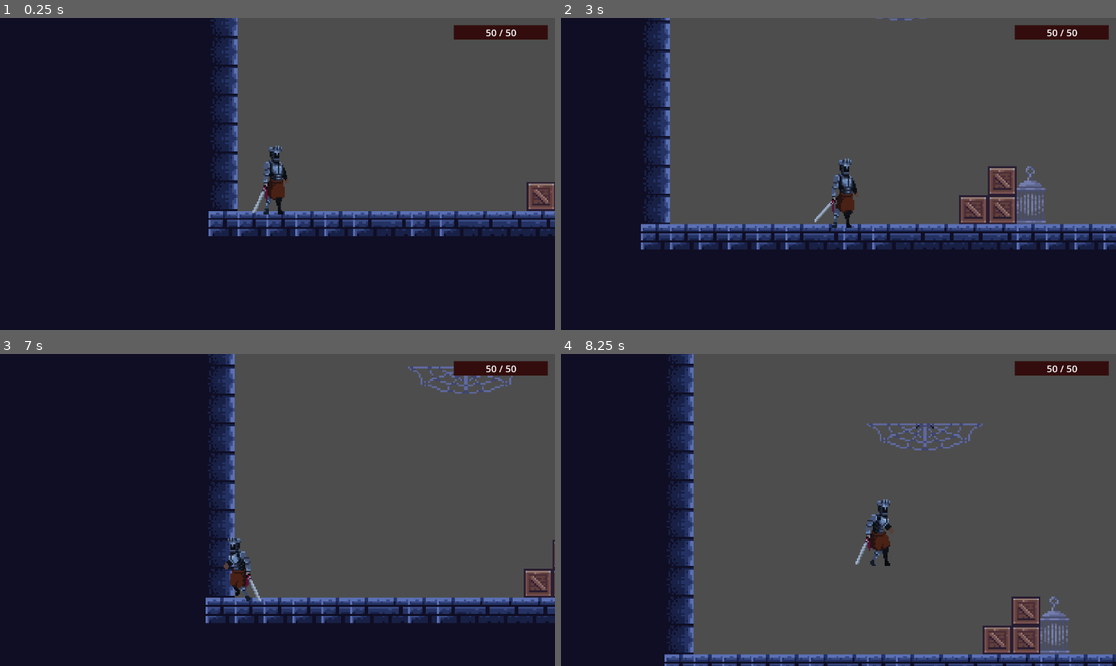
Above: before the commit, frames 1-4 (two rows, left to right).
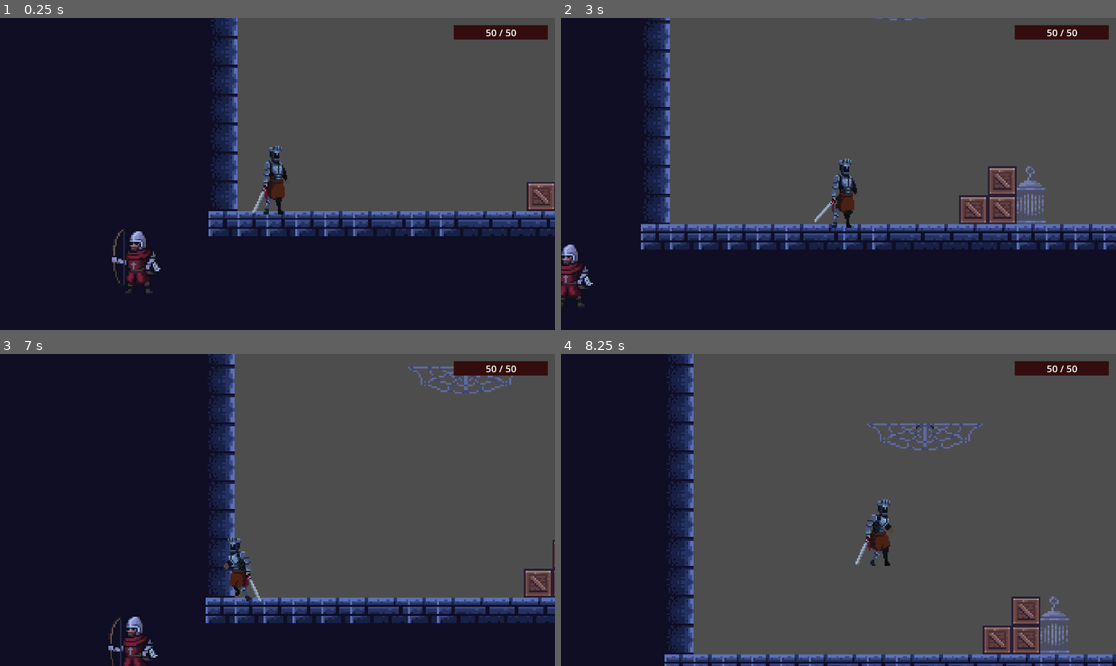
Above: after the commit, the same moments.

Repository: wyzhou01/godot-platformer
Game: Godot game, scene res://node_2d.tscn
Same seed, same stepped clock (60 frames per second), same inputs: the game is played once before the commit and once after it.
Inputs (mouse positions are in pixels of both pictures, inside the frame that each line leads up to):
- Up to frame 1 (0.25 s): no input
- Up to frame 2 (3 s): move the mouse to (960, 158) at 0.52 s; hold D (right) 0.53-2.03 s; click (960, 158) at 0.6 s; tap Space (jump) at 0.77, 1.52 s; move the mouse to (727, 189) at 1.27 s; tap Ctrl (crouch) at 1.35 s; move the mouse to (894, 105) at 2.02 s; hold A (left) 2.03-2.78 s; hold X 2.03-2.78 s; move the mouse to (810, 236) at 2.77 s; hold D (right) from 2.78 s (still down); click (810, 236) at 2.85 s
- Up to frame 3 (7 s): tap Space (jump) at 3.02, 3.77, 4.52, 6.02, 6.77 s; move the mouse to (444, 556) at 3.52 s; hold Ctrl (crouch) 3.53-4.28 s; move the mouse to (111, 463) at 4.27 s; release D (right) at 4.28 s; hold A (left) 4.28-5.03 s; tap X at 4.35 s; move the mouse to (305, 510) at 5.02 s; hold D (right) 5.03-5.78 s; click (305, 510) at 5.1 s; move the mouse to (194, 432) at 5.77 s; hold A (left) from 5.78 s (still down); tap Ctrl (crouch) at 5.85 s; move the mouse to (399, 494) at 6.52 s; hold X from 6.53 s (still down)
- Up to frame 4 (8.25 s): move the mouse to (727, 525) at 7.27 s; release A (left) at 7.28 s; release X at 7.28 s; hold D (right) from 7.28 s (still down); click (727, 525) at 7.35 s; tap Space (jump) at 7.52 s; move the mouse to (894, 441) at 8.02 s; hold Ctrl (crouch) from 8.03 s (still down)

The runs differ from the first frame. In frame 1, 0.7% of the frame differs, in the area x 20-29%, y 67-88%; in frame 2, 0.5%; in frame 3, 0.6%; in frame 4, nothing differs.

Commit message:
新增: 弓箭手屏幕联动射击 + 屏幕2/3各添1个弓箭手
- 弓箭手screen距检测: abs(player.x - archer.x) < 512px才射击
- node_2d.tscn: 新增弓箭手2(x=-1800)和弓箭手3(x=-3000)
- 现有2个弓箭手保持原位(屏幕1)
- GDD更新

Diff:
--- a/character_body_2d.gd
+++ b/character_body_2d.gd
@@ -73,12 +73,15 @@
 
 	# 更新朝向（朝向玩家）
 	if dir_sign != 0.0:
-		var prev := facing_right
 		facing_right = dir_sign > 0
 		$AnimatedSprite2D.flip_h = facing_right
 
-	if dist <= detection_range:
-		# === 感知范围内 ===
+	# 屏幕检测：弓箭手只在自己的画面区域内射击（约512px宽，对应Camera2D zoom=2.5）
+	var screen_width: float = 512.0
+	var on_same_screen: bool = absf(player.global_position.x - global_position.x) < screen_width
+
+	if dist <= detection_range and on_same_screen:
+		# === 感知范围内 + 同画面 ===
 		velocity = Vector2.ZERO  # 弓箭手不追踪，原地射箭
 
 		attack_timer -= delta
@@ -89,7 +92,7 @@
 
 		_play_anim("attack")
 	else:
-		# === 超出范围：待机 ===
+		# === 超出范围或不同画面：待机 ===
 		velocity = Vector2.ZERO
 		attack_timer = 0.0
 		_play_anim("idle")
--- a/node_2d.tscn
+++ b/node_2d.tscn
@@ -223,6 +223,12 @@
 
 [node name="CharacterBody2D" parent="." unique_id=871606334 instance=ExtResource("3_epypp")]
 position = Vector2(-550, 285)
+
+[node name="弓箭手2" parent="." unique_id=1234567890 instance=ExtResource("3_epypp")]
+position = Vector2(-1800, 280)
+
+[node name="弓箭手3" parent="." unique_id=1234567891 instance=ExtResource("3_epypp")]
+position = Vector2(-3000, 280)
 up_direction = Vector2(0, 1)
 arrow_speed = 300.0
 
Not shown, changed: GDD.md
